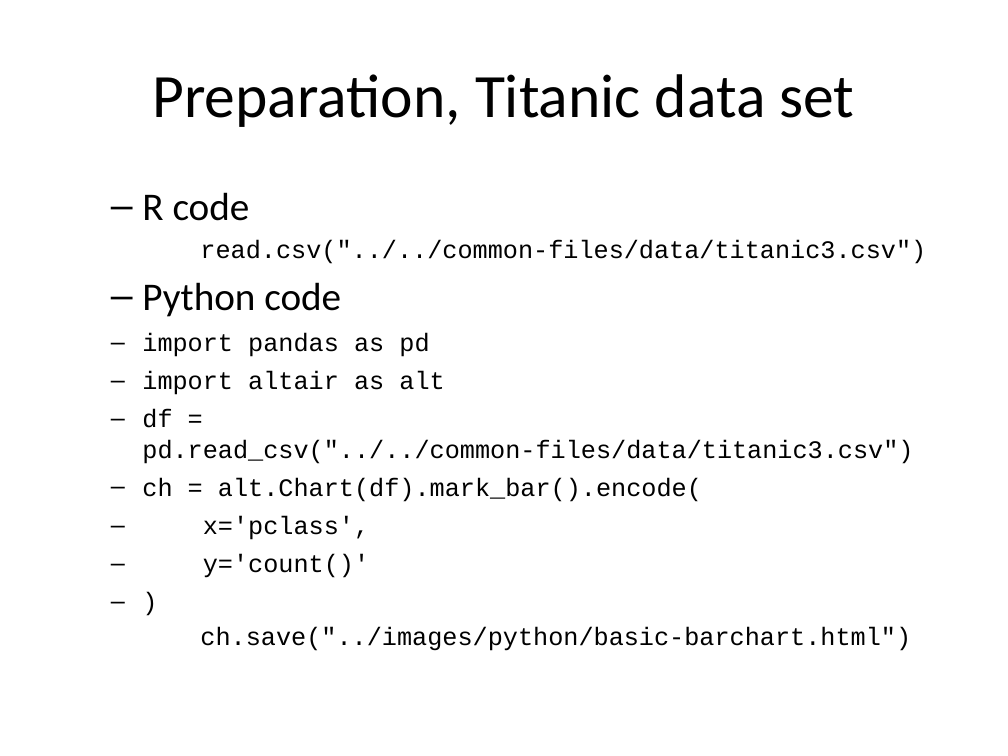
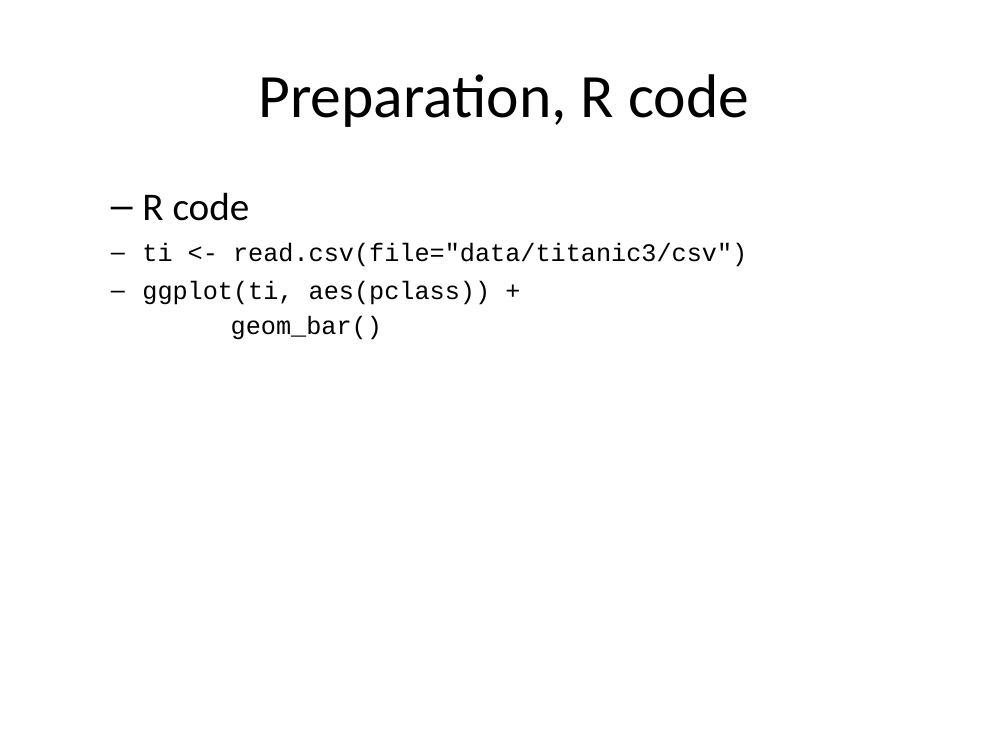
Before and after one commit to pmean/data-visualization, a slide deck: slide 5 of data-viz-02/component/preparation.pptx (slide 3 before the commit). Drawn at 1008x756 pixels with LibreOffice and Linux fonts; fonts in the diff are those of the drawing. Boxes give left, top, right and bottom in pixels: in the first picture for what was removed or moved away, otherwise in the second. Text is boxed around its words. In the diff, an @@ line names an element or a change of style, - is before the commit and + after.

Commit message:
Finished tweaks on data-viz-01

```diff
--- a/data-viz-02/component/preparation.pptx
+++ b/data-viz-02/component/preparation.pptx
@@ title at bbox=[258, 74, 749, 127]: text changed @@
-Preparation, Titanic data set
+Preparation, R code
@@ text at bbox=[142, 243, 747, 340]: text changed @@
-read.csv("../../common-files/data/titanic3.csv")
-  – Python code
-import pandas as pd
-import altair as alt
-df = pd.read_csv("../../common-files/data/titanic3.csv")
-ch = alt.Chart(df).mark_bar().encode(
-x='pclass',
-y='count()'
-)
-ch.save("../images/python/basic-barchart.html")
+ti <- read.csv(file="data/titanic3/csv")
+ggplot(ti, aes(pclass)) +
+geom_bar()
```
Also in this commit, not shown: 2 other slides changed, 3 slides removed, 30 other files.
